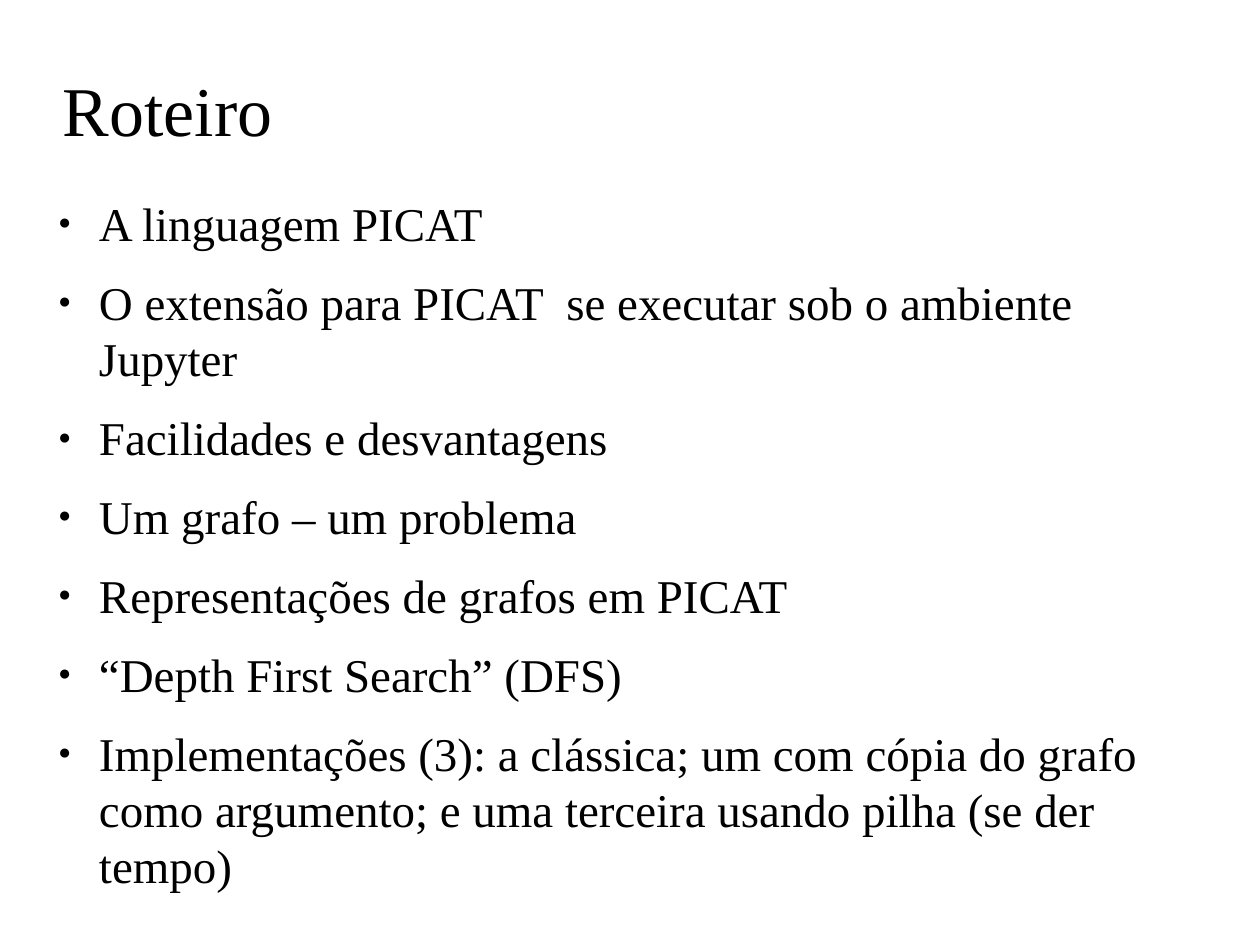
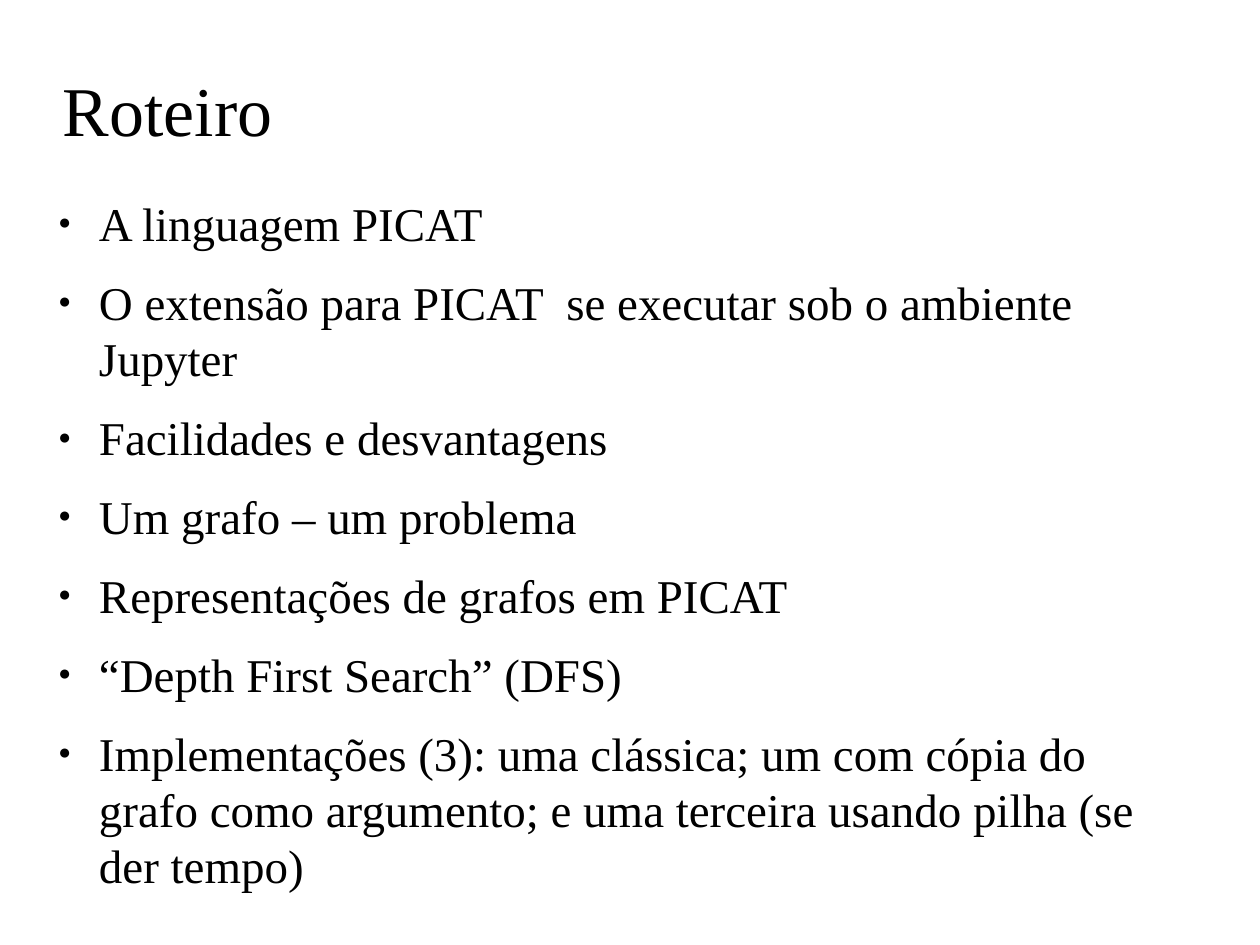
Before and after one commit to claudiosa/CCS, a slide deck: slide 3 of picat/YOUTUBE_dfs_jupyter_picat/slides_picat_jupyter_dfs.odp. Drawn at 1260x945 pixels with LibreOffice and Linux fonts; fonts in the diff are those of the drawing; background and template pictures are left out. Boxes give left, top, right and bottom in pixels: in the first picture for what was removed or moved away, otherwise in the second. Text is boxed around its words. In the diff, an @@ line names an element or a change of style, - is before the commit and + after.

```diff
--- a/picat/YOUTUBE_dfs_jupyter_picat/slides_picat_jupyter_dfs.odp
+++ b/picat/YOUTUBE_dfs_jupyter_picat/slides_picat_jupyter_dfs.odp
@@ text at <box>99,738,1134,893</box>: text changed @@
-● Implementações (3): a clássica; um com cópia do grafo como argumento; e uma terceira usando pilha (se der tempo)
+● Implementações (3): uma clássica; um com cópia do grafo como argumento; e uma terceira usando pilha (se der tempo)
```
Also in this commit, not shown: 1 other slide changed, 2 slides added, 10 other files.
